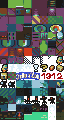
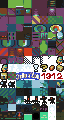
Comparing the layer stacks of the two 64×120 images. Changes:
added layer "Ebene 6" above "Ebene 3" over bbox(32, 112, 40, 120)
